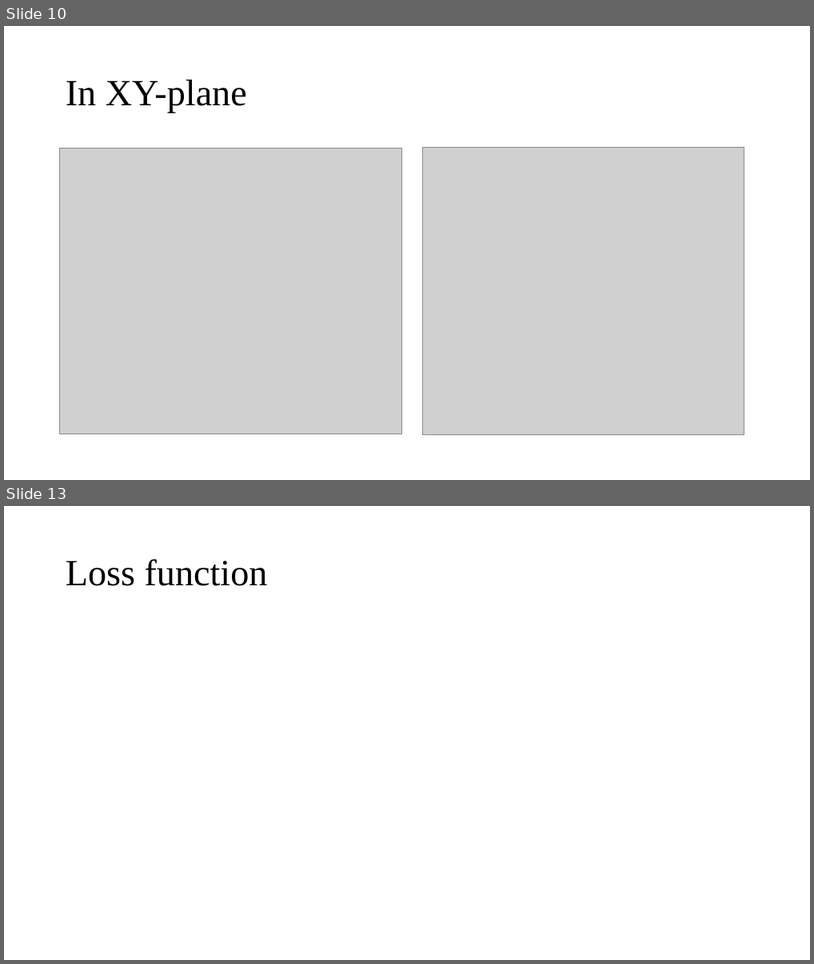
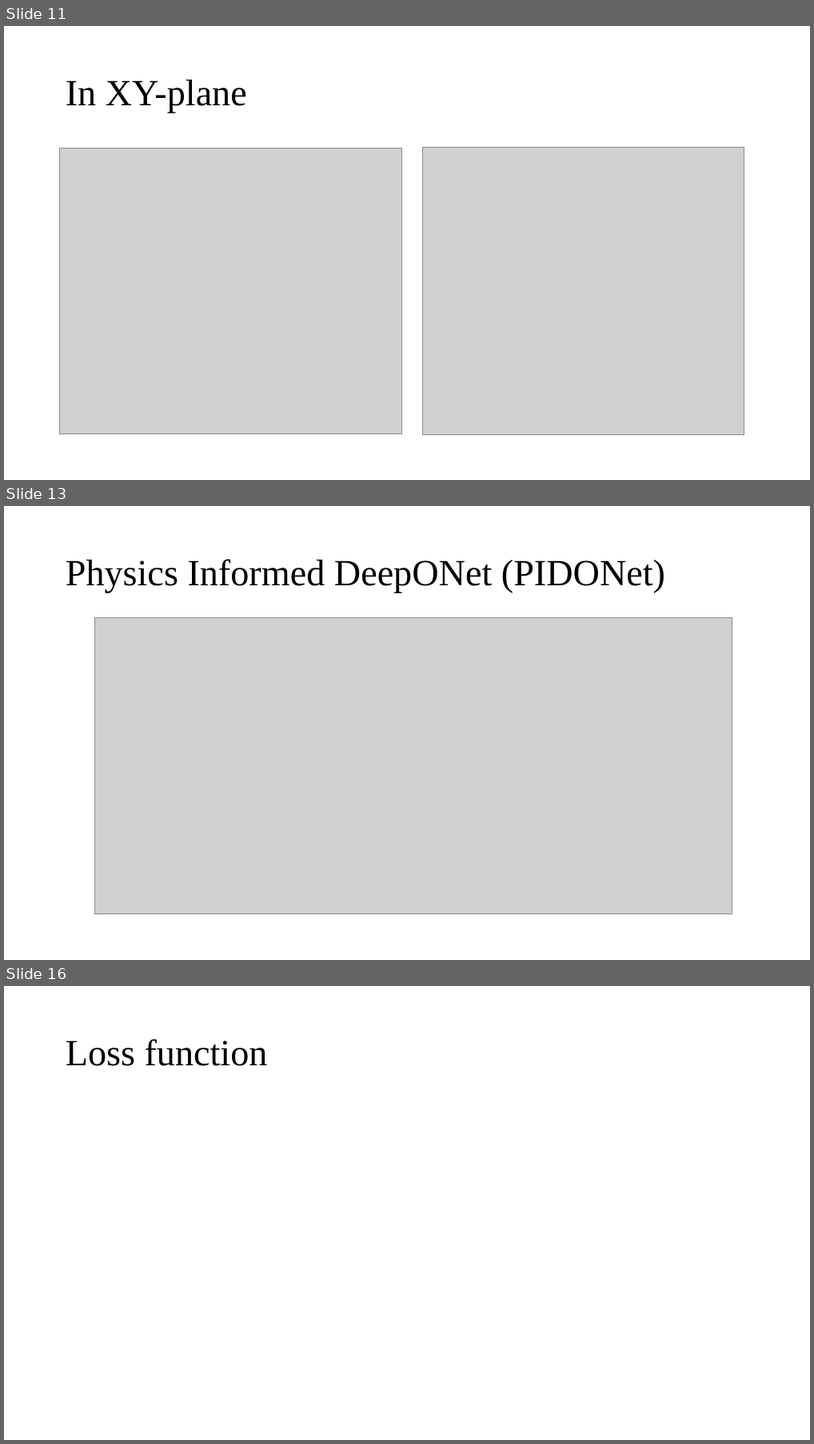
Before and after one commit to wuheiming02/HKUST, a slide deck: Project/Project Progress.pptx. Shown one above the other, each under a label of ours: slides 10 and 13 before the commit, slides 11, 13 and 16 after it; the slides between them are not shown. The pictures are 814x964 and 814x1444 pixels, drawn with LibreOffice and Linux fonts; fonts in the diff are those of the drawing; grey boxes stand for pictures. Boxes give left, top, right and bottom in pixels: in the first picture for what was removed or moved away, otherwise in the second. Text is boxed around its words. In the diff, an @@ line names an element or a change of style, - is before the commit and + after.

```diff
--- a/Project/Project Progress.pptx
+++ b/Project/Project Progress.pptx
@@ slide 13 added at box(4, 506, 810, 960), background #FFFFFF @@
@@ title added at box(66, 559, 666, 593), 44 pt, text #000000 @@
+Physics Informed DeepONet (PIDONet)
@@ picture added at box(95, 618, 733, 914) @@
@@ what was slide 10 is now slide 11 @@
@@ what was slide 13 is now slide 16 @@
```
Also in this commit, not shown: 2 slides changed, 8 other slides added, 1 slide removed, 6 other files.
